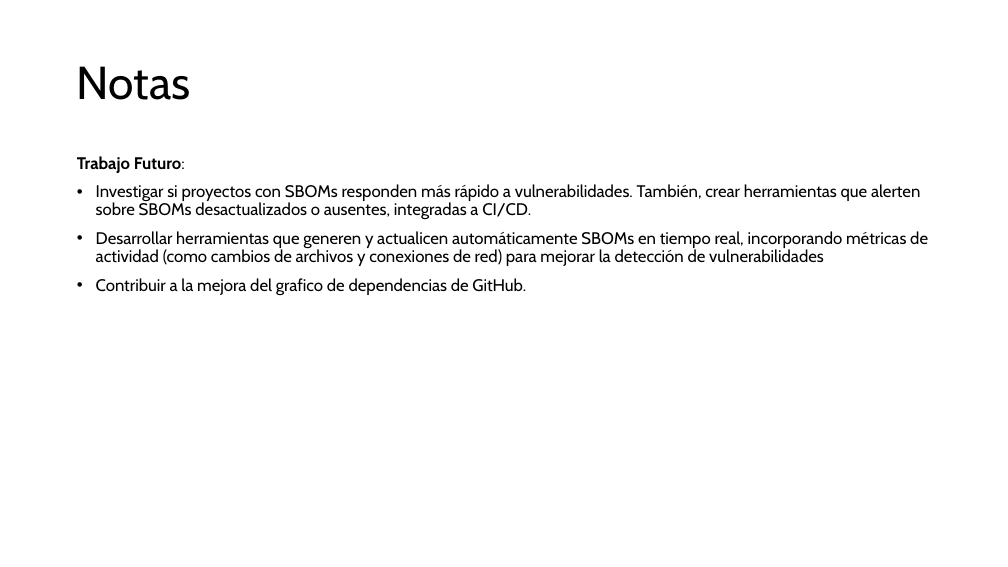
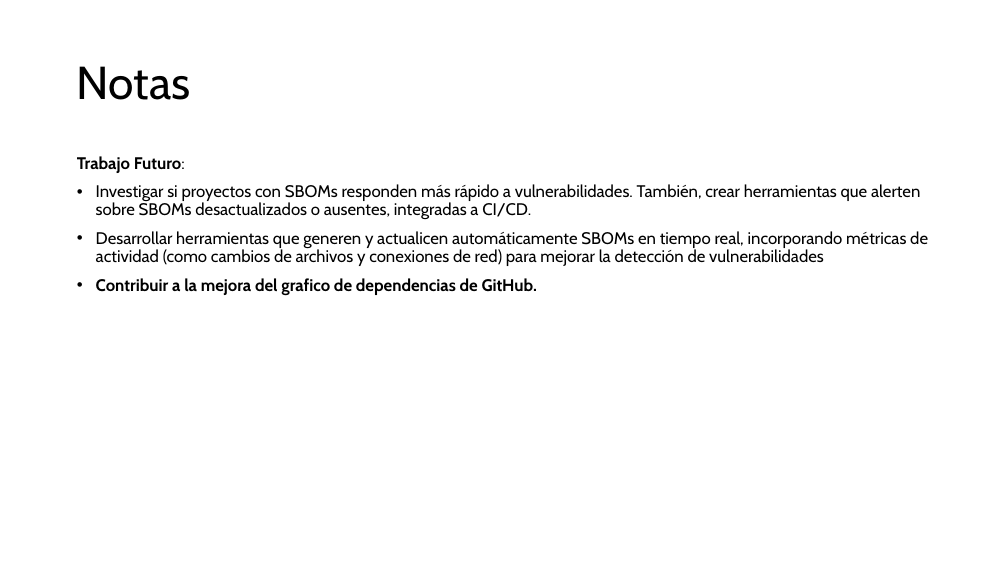
Before and after one commit to dci-courses/ime310, a slide deck: slide 5 of reviews/s3_resumen.pptx. Drawn at 1008x567 pixels with LibreOffice and Linux fonts; fonts in the diff are those of the drawing. Boxes give left, top, right and bottom in pixels: in the first picture for what was removed or moved away, otherwise in the second. Text is boxed around its words. In the diff, an @@ line names an element or a change of style, - is before the commit and + after.

```diff
--- a/reviews/s3_resumen.pptx
+++ b/reviews/s3_resumen.pptx
@@ text at (96,278,537,295): bold on in "Contribuir a la mejora del grafico de ..." @@
```
Also in this commit, not shown: 3 other slides changed, 3 other files.
